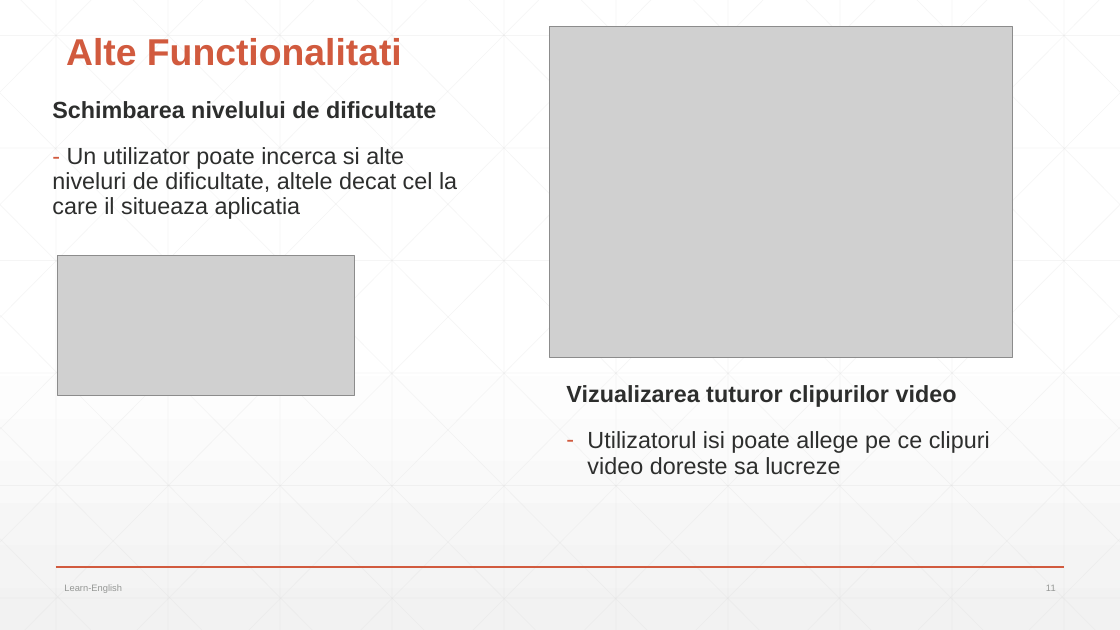
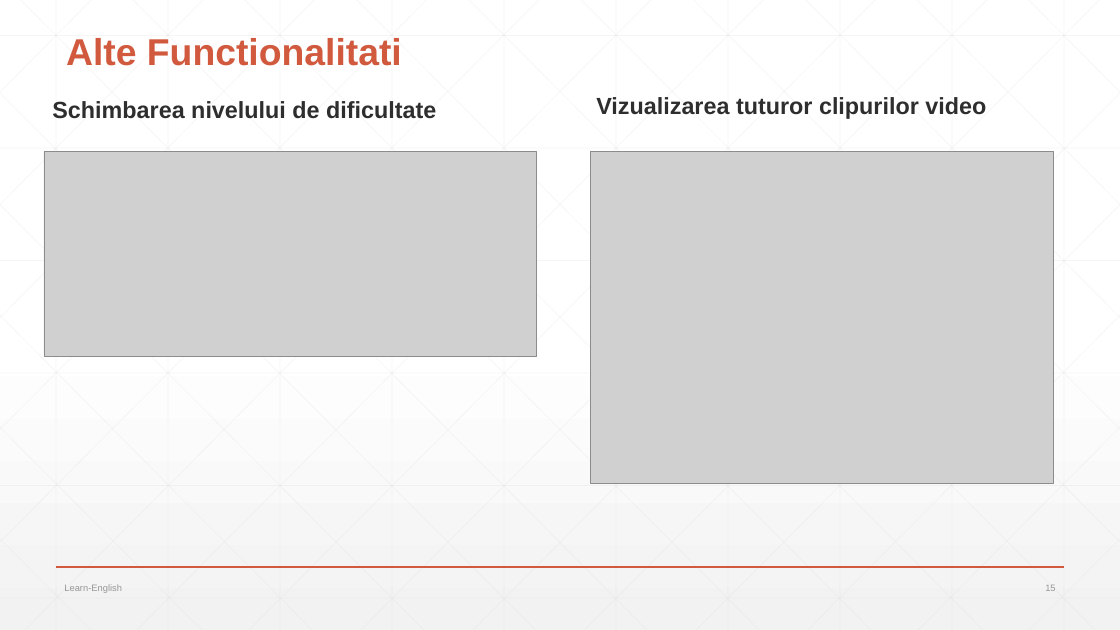
Before and after one commit to natalia031147/LearnEnglish, a slide deck: slide 15 of Prezentarea si Lucrarea scrisa/LEARN-ENGLISH-Prezentarea-Tasca Natalia.pptx (slide 11 before the commit). Drawn at 1120x630 pixels with LibreOffice and Linux fonts; fonts in the diff are those of the drawing; grey boxes stand for pictures. Boxes give left, top, right and bottom in pixels: in the first picture for what was removed or moved away, otherwise in the second. Text is boxed around its words. In the diff, an @@ line names an element or a change of style, - is before the commit and + after.

```diff
--- a/Prezentarea si Lucrarea scrisa/LEARN-ENGLISH-Prezentarea-Tasca Natalia.pptx
+++ b/Prezentarea si Lucrarea scrisa/LEARN-ENGLISH-Prezentarea-Tasca Natalia.pptx
@@ text "Vizualizarea tuturor clipurilor video": place and size @@
-text "Vizualizarea tuturor clipurilor video" at (566, 385, 990, 475)
+text "Vizualizarea tuturor clipurilor video" at (596, 97, 986, 119)
@@ text at (52, 147, 457, 219): paragraph removed @@
-- Un utilizator poate incerca si alte niveluri de dificultate, altele decat cel la care il situeaza aplicatia
@@ picture added at (44, 152, 537, 357) @@
@@ picture: place and size @@
-picture at (550, 26, 1013, 358)
+picture at (591, 152, 1054, 484)
@@ picture removed at (58, 255, 355, 395) @@
@@ text at (587, 431, 990, 475): paragraph removed @@
-– Utilizatorul isi poate allege pe ce clipuri video doreste sa lucreze
@@ page number at (1045, 585, 1055, 591): text changed @@
-11
+15
```
Also in this commit, not shown: 7 other slides changed, 11 slides added, 4 slides removed, 11 other files.
